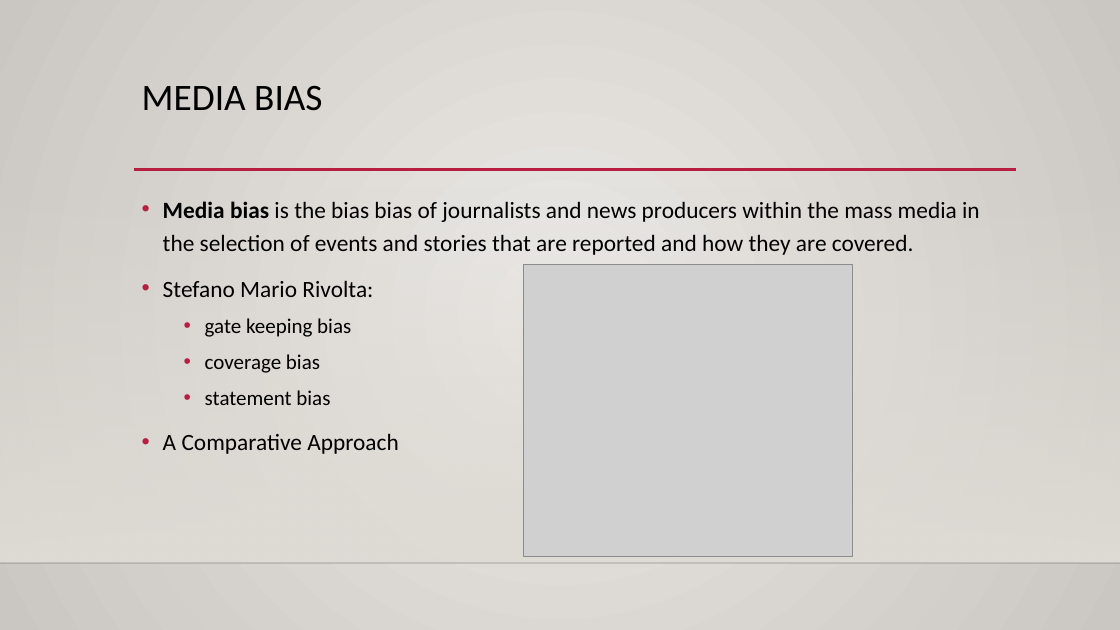
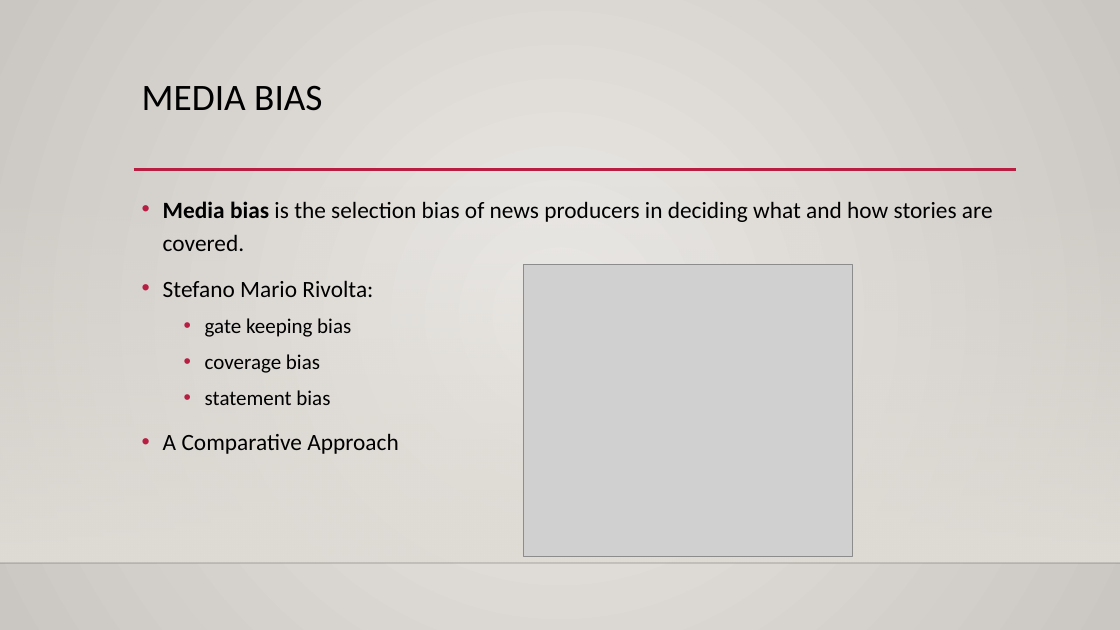
Before and after one commit to waterknows/hwcfpp, a slide deck: slide 2 of project.pptx. Drawn at 1120x630 pixels with LibreOffice and Linux fonts; fonts in the diff are those of the drawing; grey boxes stand for pictures; background and template pictures are left out. Boxes give left, top, right and bottom in pixels: in the first picture for what was removed or moved away, otherwise in the second. Text is boxed around its words. In the diff, an @@ line names an element or a change of style, - is before the commit and + after.

```diff
--- a/project.pptx
+++ b/project.pptx
@@ text at box(163, 201, 993, 251): text changed @@
-• Media bias is the bias bias of journalists and news producers within the mass media in the selection of events and stories that are reported and how they are covered.
+• Media bias is the selection bias of news producers in deciding what and how stories are covered.
```
Also in this commit, not shown: 7 other slides changed, 1 slide added.
